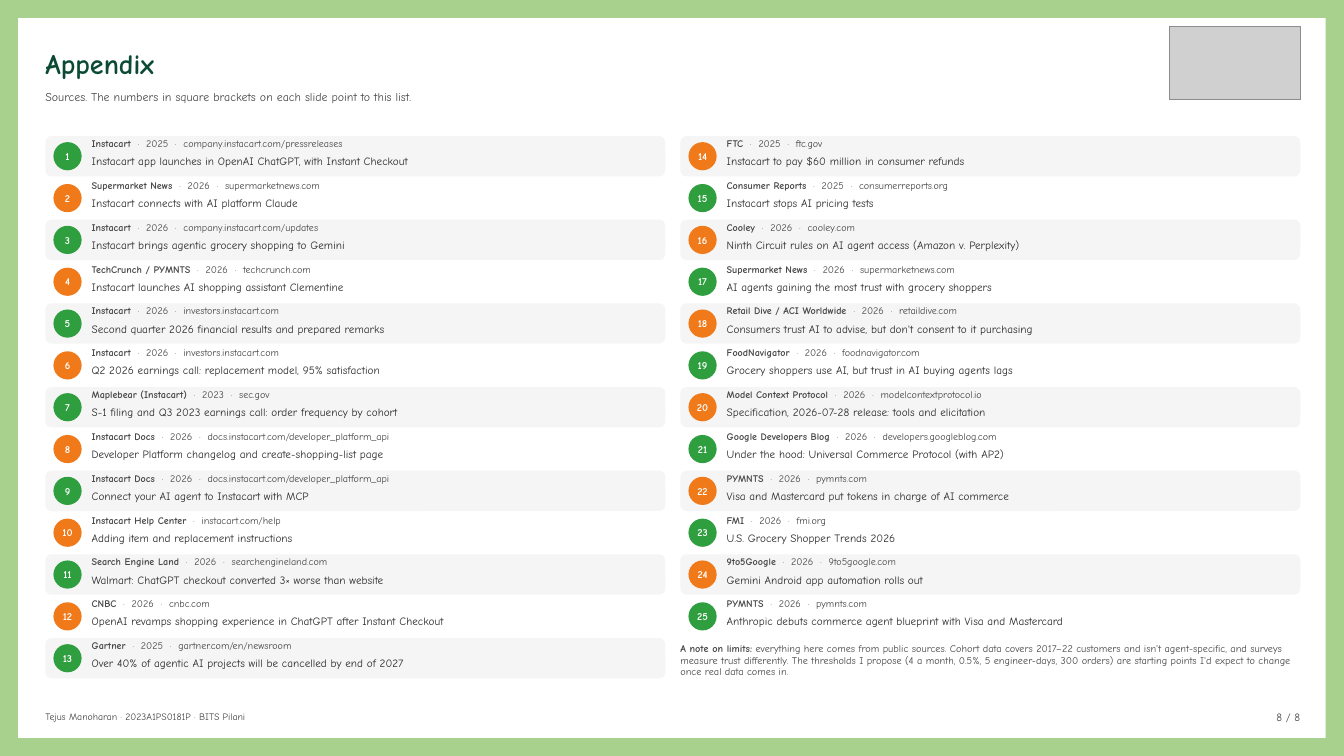
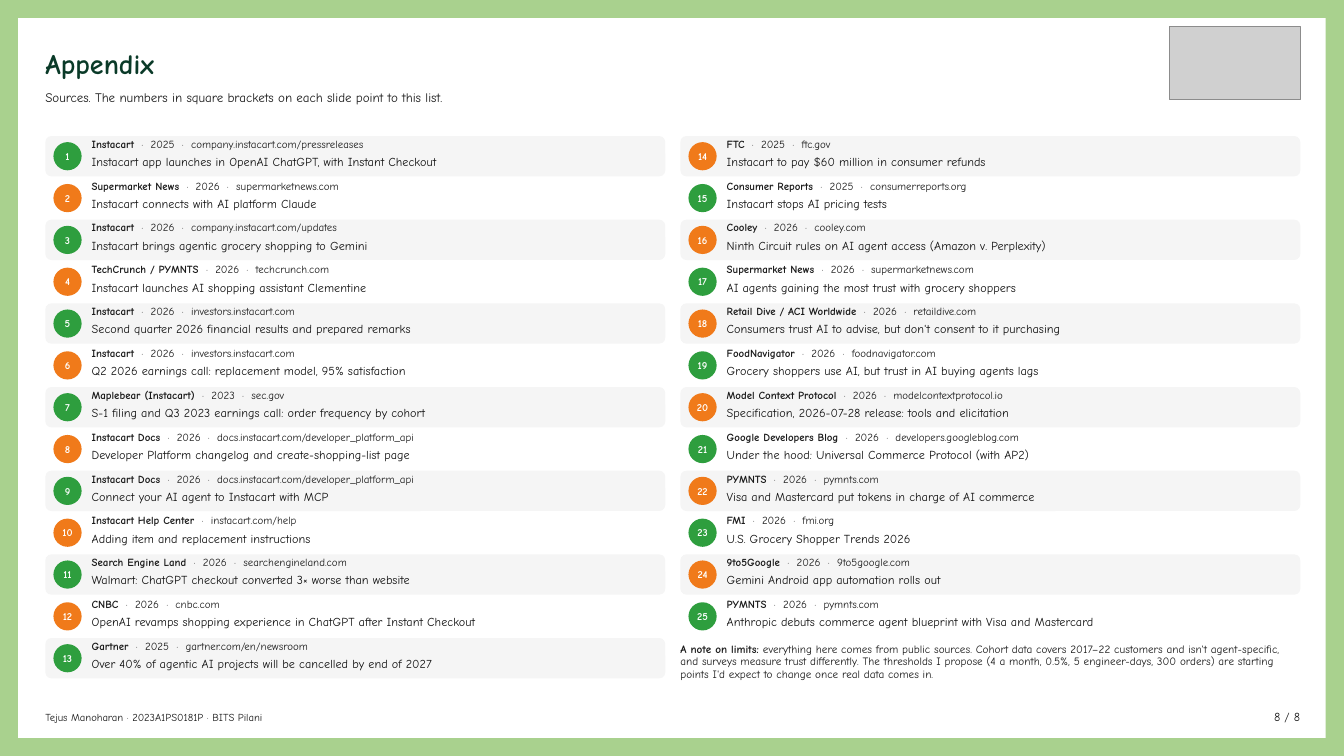
Before and after one commit to Tej-M07/Instacart, a slide deck: slide 8 of TejusManoharan_Instacart_2023A1PS0181P.pptx. Drawn at 1344x756 pixels with LibreOffice and Linux fonts; fonts in the diff are those of the drawing; grey boxes stand for pictures. Boxes give left, top, right and bottom in pixels: in the first picture for what was removed or moved away, otherwise in the second. Text is boxed around its words. In the diff, an @@ line names an element or a change of style, - is before the commit and + after.

```diff
--- a/TejusManoharan_Instacart_2023A1PS0181P.pptx
+++ b/TejusManoharan_Instacart_2023A1PS0181P.pptx
@@ text "Appendix" at (x1=45, y1=55, x2=154, y2=79): text colour #0B4A33 to #0A3A28 @@
@@ text "Sources. The numbers in square ..." at (x1=45, y1=93, x2=442, y2=105): size 8.5 to 9.3 pt, text colour #474747 to #1A1A1A @@
@@ size 7.2 to 7.8 pt, text colour #474747 to #1A1A1A in 25 elements at (x1=92, y1=140, x2=363, y2=150), (x1=92, y1=182, x2=339, y2=192), (x1=92, y1=223, x2=337, y2=233), (x1=92, y1=265, x2=329, y2=273), (x1=92, y1=307, x2=294, y2=315), (x1=92, y1=349, x2=294, y2=357), (x1=92, y1=391, x2=284, y2=401), (x1=92, y1=433, x2=414, y2=443), (x1=92, y1=475, x2=414, y2=485), (x1=92, y1=516, x2=297, y2=526), (x1=92, y1=558, x2=346, y2=568), (x1=92, y1=600, x2=219, y2=608), (x1=92, y1=642, x2=308, y2=652), (x1=727, y1=140, x2=831, y2=150), (x1=727, y1=182, x2=966, y2=192), (x1=727, y1=223, x2=865, y2=233), (x1=727, y1=265, x2=974, y2=275), (x1=727, y1=307, x2=976, y2=315), (x1=727, y1=349, x2=936, y2=359), (x1=727, y1=391, x2=1003, y2=401), (x1=727, y1=433, x2=1018, y2=443), (x1=727, y1=475, x2=879, y2=485), (x1=727, y1=516, x2=834, y2=526), (x1=727, y1=558, x2=910, y2=568), (x1=727, y1=600, x2=879, y2=610) @@
@@ size 8 to 8.7 pt, text colour #2A2A2A to #111111 in 25 elements at (x1=92, y1=157, x2=436, y2=168), (x1=92, y1=199, x2=316, y2=210), (x1=92, y1=241, x2=367, y2=253), (x1=92, y1=283, x2=367, y2=295), (x1=92, y1=324, x2=411, y2=335), (x1=92, y1=366, x2=406, y2=378), (x1=92, y1=408, x2=425, y2=420), (x1=92, y1=450, x2=409, y2=462), (x1=92, y1=492, x2=329, y2=504), (x1=92, y1=535, x2=311, y2=546), (x1=92, y1=575, x2=410, y2=584), (x1=92, y1=617, x2=475, y2=629), (x1=92, y1=659, x2=432, y2=671), (x1=727, y1=157, x2=986, y2=169), (x1=727, y1=199, x2=887, y2=211), (x1=727, y1=240, x2=1045, y2=253), (x1=727, y1=283, x2=1016, y2=295), (x1=727, y1=325, x2=1060, y2=336), (x1=727, y1=366, x2=1039, y2=378), (x1=727, y1=408, x2=1009, y2=419), (x1=727, y1=449, x2=1029, y2=461), (x1=727, y1=492, x2=1034, y2=504), (x1=727, y1=534, x2=911, y2=545), (x1=727, y1=576, x2=940, y2=586), (x1=727, y1=618, x2=1094, y2=629) @@
@@ text "A note on limits: everything ..." at (x1=680, y1=645, x2=1279, y2=680): size 7.3 to 8 pt, text colour #474747 to #1A1A1A @@
@@ text "Tejus Manoharan · 2023A1PS0181P · ..." at (x1=45, y1=714, x2=262, y2=723): size 7 to 7.6 pt, text colour #474747 to #1A1A1A @@
@@ text "8 / 8" at (x1=1274, y1=712, x2=1300, y2=721): size 8 to 8.7 pt, text colour #474747 to #1A1A1A @@
```
Also in this commit, not shown: 7 other slides changed, 1 other file.
